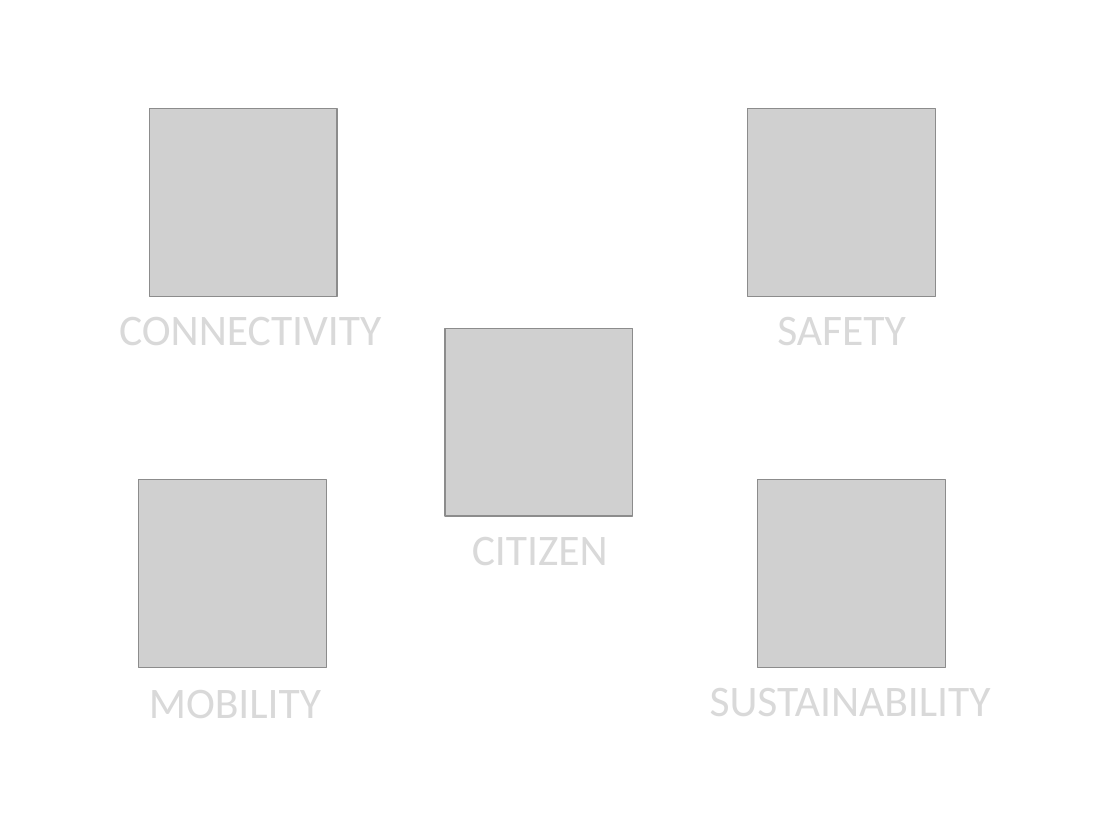
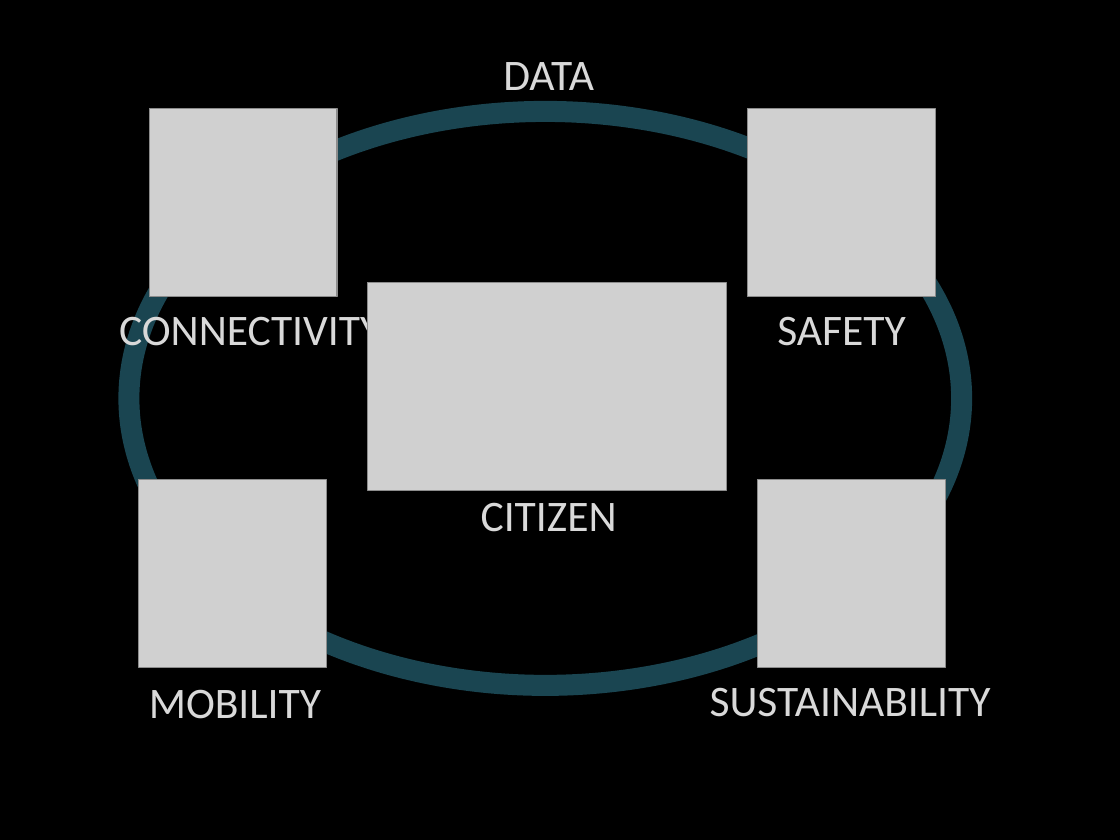
Before and after one commit to urbanhealthdata/noise311, a slide deck: slide 1 of resources/Presentation.pptx. Drawn at 1120x840 pixels with LibreOffice and Linux fonts; fonts in the diff are those of the drawing; grey boxes stand for pictures. Boxes give left, top, right and bottom in pixels: in the first picture for what was removed or moved away, otherwise in the second. Text is boxed around its words. In the diff, an @@ line names an element or a change of style, - is before the commit and + after.

```diff
--- a/resources/Presentation.pptx
+++ b/resources/Presentation.pptx
@@ background #FFFFFF to #000000 @@
@@ text added at bbox=[503, 62, 594, 90], 28 pt, text #D9D9D9 @@
+DATA
@@ donut added at bbox=[119, 101, 972, 696], fill #1A4551 @@
@@ picture added at bbox=[367, 283, 726, 491] @@
@@ picture removed at bbox=[445, 328, 633, 516] @@
@@ text "CITIZEN" rewrapped from bbox=[472, 524, 608, 577] to bbox=[481, 502, 617, 532] @@
```
Also in this commit, not shown: 1 other file.
